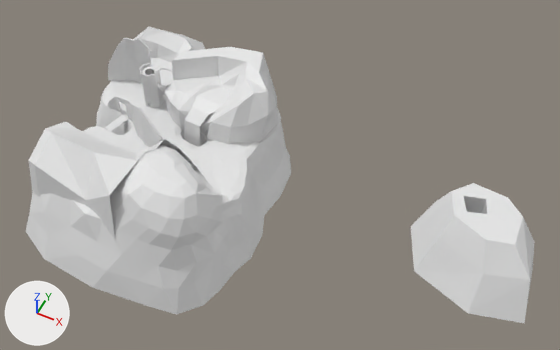
What one commit did to the Blender file Goodbye World/Assets/Blender/TerrainHalfBlocked.blend.
Rendered twice from a camera (50 mm lens) standing at (128.7, -159.4, 185.4) and looking at (54.1, -10.2, -1.2). Arrows for +X, +Y and +Z are at lower left; the lights stay in place.
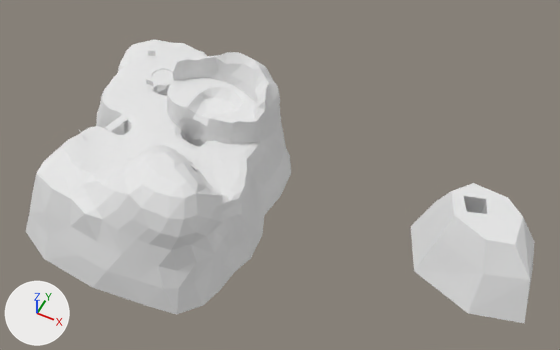
Boxes (x1, y1, x2, y2) around the edits, measured in the pictures (560 x 350 px):
'Terrain', reshaped (7% taller): before (26, 58, 291, 315); after (26, 40, 291, 315)
'Plane', hidden: before (29, 27, 277, 239)
'Cube.004', hidden: before (108, 38, 152, 83)
'Waterfall', hidden: before (184, 87, 231, 147)
'Cube.006', hidden: before (108, 95, 163, 147)
'Circle', hidden: before (139, 63, 164, 108)
part 1 of me_plane_002, built on: before (167, 108, 280, 144); after (167, 52, 280, 144)
part 2 of me_plane, deleted: before (165, 47, 277, 144)
part 3 of me_plane, cut back: before (165, 139, 200, 172)

The change, as a diff of the scene's bpy script:
```diff
--- a/Goodbye World/Assets/Blender/TerrainHalfBlocked.blend.py
+++ b/Goodbye World/Assets/Blender/TerrainHalfBlocked.blend.py
@@ me_plane_002 @@
 # used by ob_terrain; location = (0.0, 0.0, 0.0)
-me_plane_002.from_pydata(...)  # 1121 vertices, 2153 faces; spans x -30.5..52.1, y -60.9..37.1, z -26.1..13.5
+me_plane_002.from_pydata(...)  # 1359 vertices, 2675 faces; spans x -30.5..52.1, y -60.9..37.1, z -26.1..19.7
+# me_plane_002 part 1: 35 vertices moved from x 7.9..40.3, y -4.9..21.3, z -2.3..0.0 to x 5.7..43.5, y -6.8..21.3, z -5.4..9.1; 17 vertices removed from x 7.9..40.8, y -4.7..17.8, z -0.7..0.4; 193 vertices added at x 5.7..43.9, y -6.9..20.1, z -0.7..19.7
 me_plane_002.materials.append(mat_material)
@@ me_plane @@
 # used by ob_plane; location = (0.0, 0.0, 0.0)
-me_plane.from_pydata(...)  # 169 vertices, 141 faces; spans x -26.8..43.9, y -55.8..35.9, z -20.0..19.3
+me_plane.from_pydata(...)  # 59 vertices, 40 faces, 1 loose edge; spans x -26.8..20.1, y -55.8..35.9, z -20.0..12.6
+# me_plane part 2: the loose piece of 76 vertices spanning x 5.0..43.9, y -7.4..21.8, z -6.2..19.3 is deleted
+# me_plane part 3
+# 34 vertices are removed from x 3.7..31.7, y -43.4..-19.1, z -7.6..9.7
+# 34 faces are deleted
+# 1 loose edge is added
@@ ob_cube_006 @@
 ob_cube_006.rotation_euler = (0.0, 0.0, 0.221)  # degrees (0, 0, 13)
+ob_cube_006.hide_viewport = True
@@ ob_cube_004 @@
 ob_cube_004.rotation_euler = (0.0, 0.0, 0.091)  # degrees (0, 0, 5.2)
+ob_cube_004.hide_viewport = True
@@ ob_waterfall @@
 ob_waterfall = bpy.data.objects.new('Waterfall', me_plane_001)
-ob_waterfall.location = (23.7, 2.3, 9.3)
+ob_waterfall.location = (23.7, 2.3, 8.2)
 ob_waterfall.scale = (5.82, 5.82, 5.82)
+ob_waterfall.hide_viewport = True
@@ ob_plane @@
 ob_plane.location = (0.0, 0.0, 0.0)
+ob_plane.hide_viewport = True
@@ ob_circle @@
 ob_circle.rotation_euler = (1.571, 0.0, -3.142)  # degrees (90, 0, -180)
+ob_circle.hide_viewport = True
```
